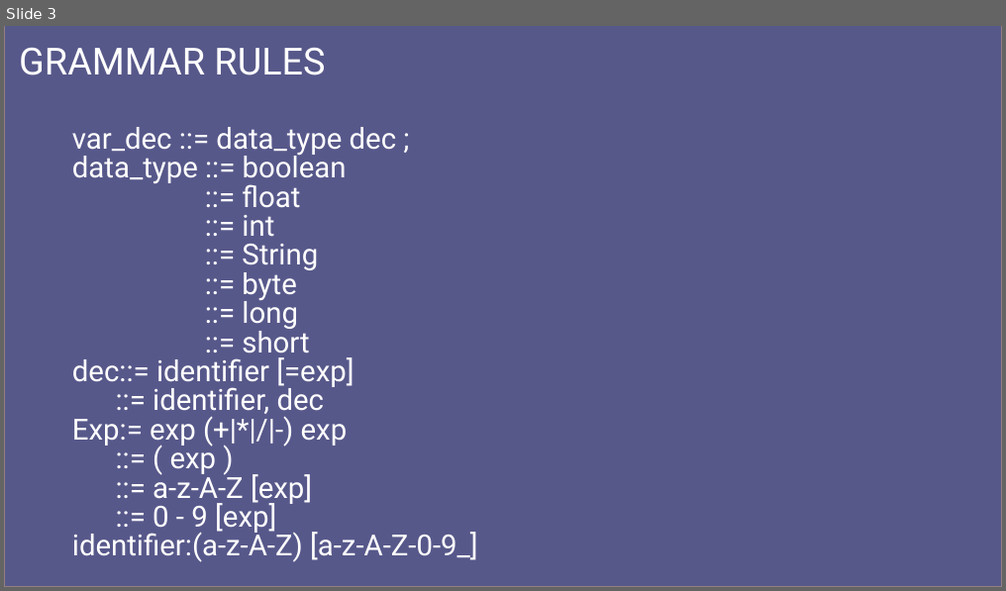
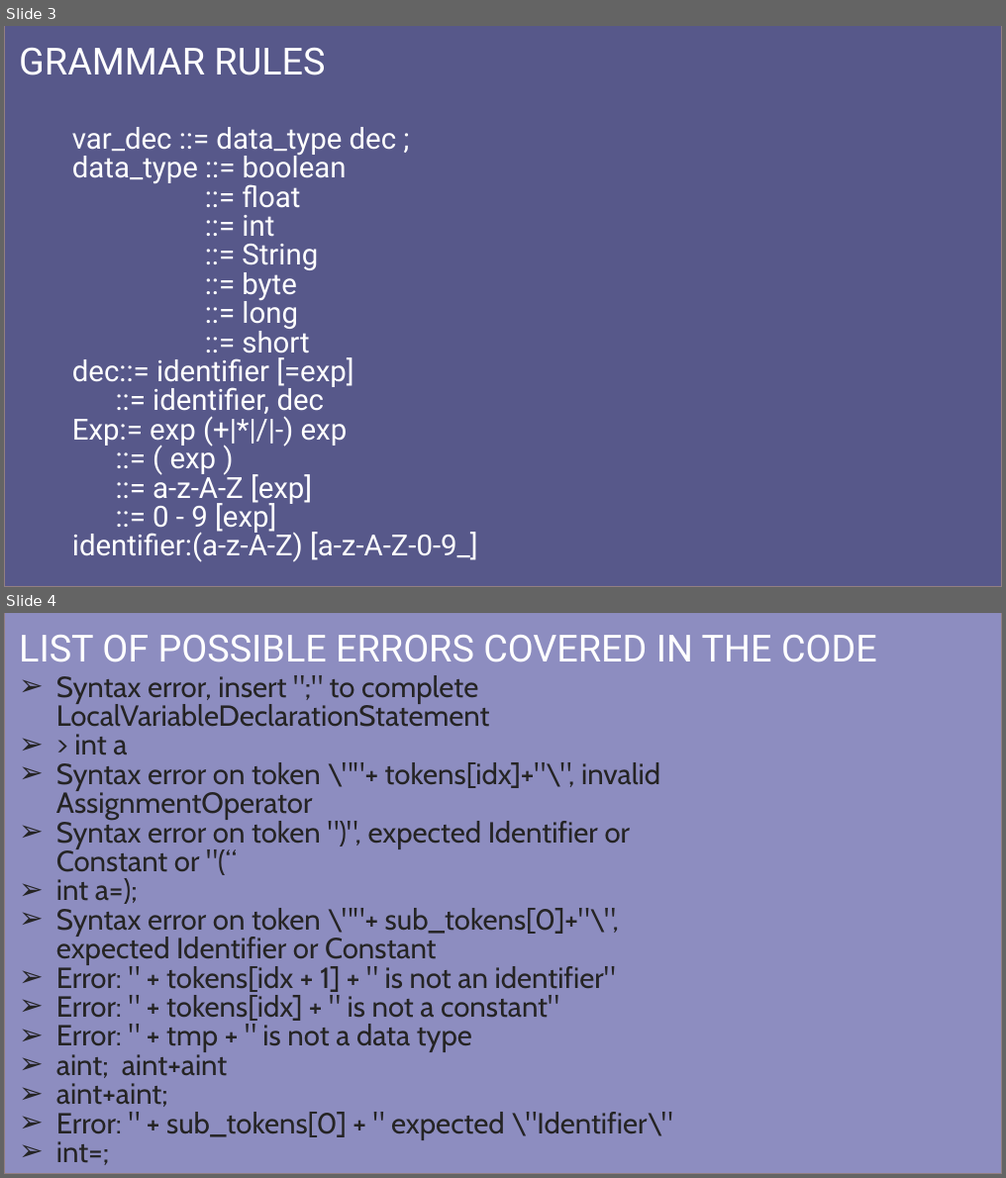
Before and after one commit to cristoph143/Programming-Languages, a slide deck: Programming Project.pptx. Shown one above the other, each under a label of ours: slide 3 before the commit, slides 3 and 4 after it. The pictures are 1006x591 and 1006x1178 pixels, drawn with LibreOffice and Linux fonts; fonts in the diff are those of the drawing; background and template pictures are left out; a plain dark background stands for a picture behind light text. Boxes give left, top, right and bottom in pixels: in the first picture for what was removed or moved away, otherwise in the second. Text is boxed around its words. In the diff, an @@ line names an element or a change of style, - is before the commit and + after.

```diff
--- a/Programming Project.pptx
+++ b/Programming Project.pptx
@@ slide 4 added at box(4, 613, 1002, 1174), background picture (left out) @@
@@ rectangle added at box(4, 613, 1002, 1174), fill #6768AB at 75% opacity, outline #928082 1 pt @@
@@ title added at box(19, 635, 877, 662), 36 pt, text #FFFFFF @@
+LIST OF POSSIBLE ERRORS COVERED IN THE CODE
@@ text added at box(56, 675, 672, 1165), 28 pt, text #252424 @@
+➢ Syntax error, insert ";" to complete LocalVariableDeclarationStatement
+➢ > int a
+➢ Syntax error on token \""+ tokens[idx]+"\", invalid AssignmentOperator
+➢ Syntax error on token ")", expected Identifier or Constant or "(“
+➢ int a=);
+➢ Syntax error on token \""+ sub_tokens[0]+"\", expected Identifier or Constant
+➢ Error: " + tokens[idx + 1] + " is not an identifier"
+➢ Error: " + tokens[idx] + " is not a constant"
+➢ Error: " + tmp + " is not a data type
+➢ aint; aint+aint
+➢ aint+aint;
+➢ Error: " + sub_tokens[0] + " expected \"Identifier\"
+➢ int=;
```
Also in this commit, not shown: 1 slide changed, 2 other slides added, 1 slide removed, 13 other files.
